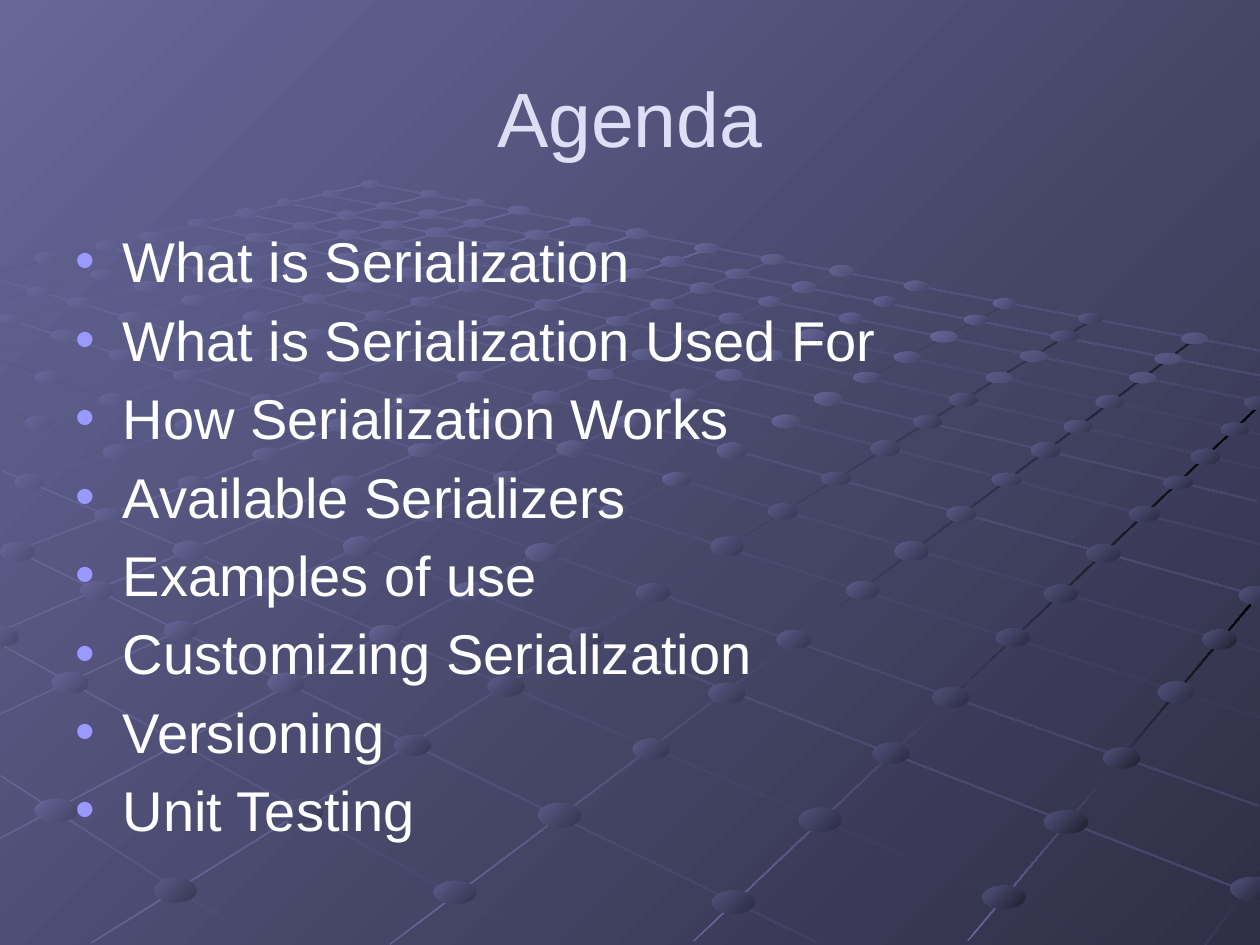
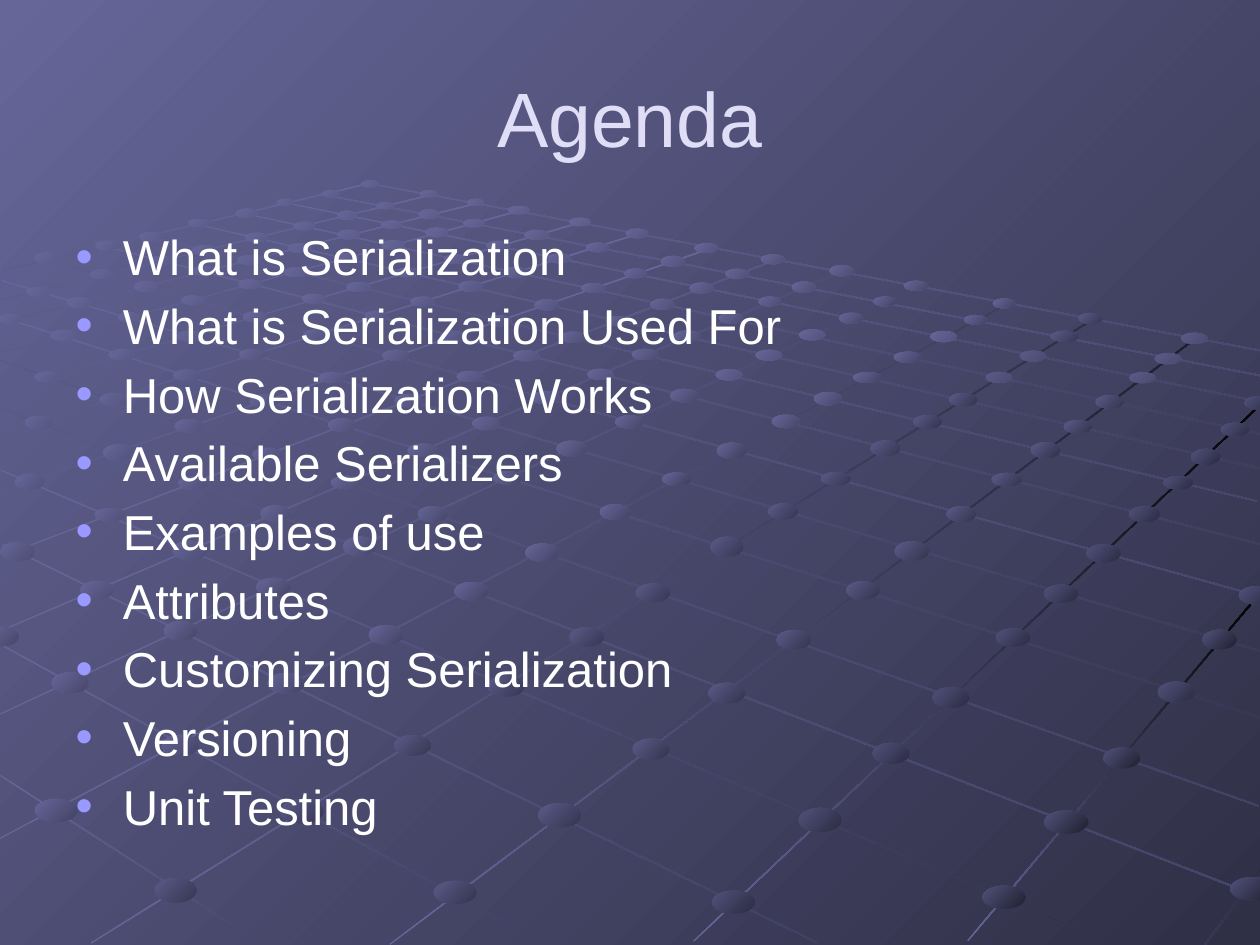
Before and after one commit to gregsohl/.NetSerialization-Presentation, a slide deck: slide 3 of .NET Serialization.pptx. Drawn at 1260x945 pixels with LibreOffice and Linux fonts; fonts in the diff are those of the drawing. Boxes give left, top, right and bottom in pixels: in the first picture for what was removed or moved away, otherwise in the second. Text is boxed around its words. In the diff, an @@ line names an element or a change of style, - is before the commit and + after.

Commit message:
Simple deserialization examples complete

```diff
--- a/.NET Serialization.pptx
+++ b/.NET Serialization.pptx
@@ text at bbox=[123, 239, 781, 835]: size 32 to 28 pt @@
@@ text at bbox=[123, 583, 330, 620]: paragraph added @@
+• Attributes
```
Also in this commit, not shown: 1 other slide changed, 3 slides added, 8 other files.
